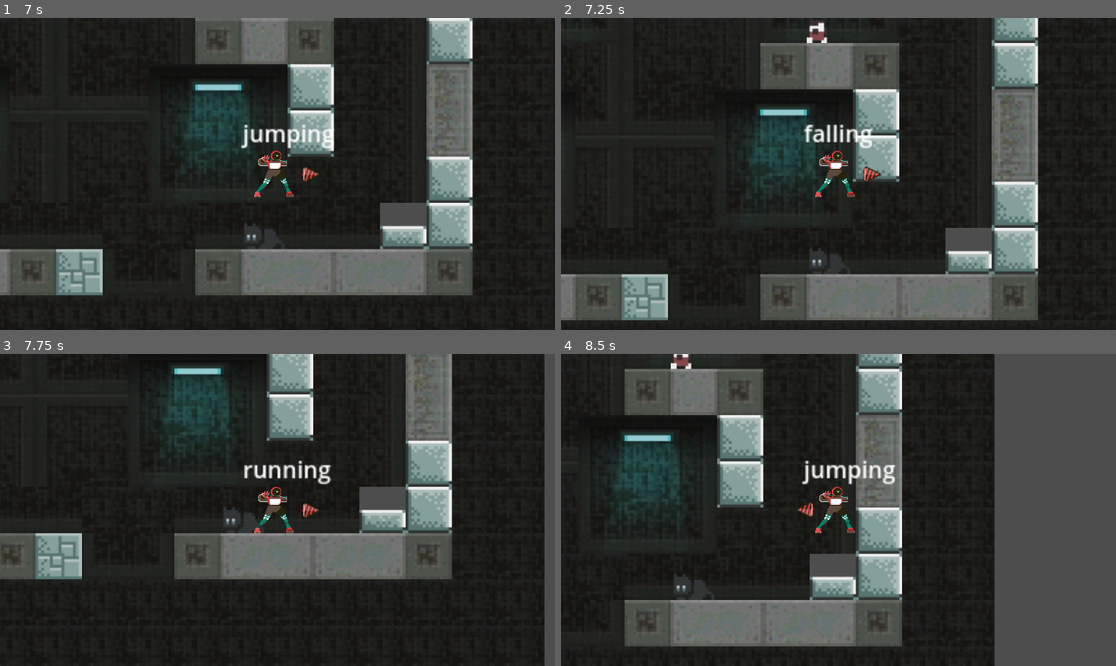
Above: before the commit, frames 1-4 (two rows, left to right).
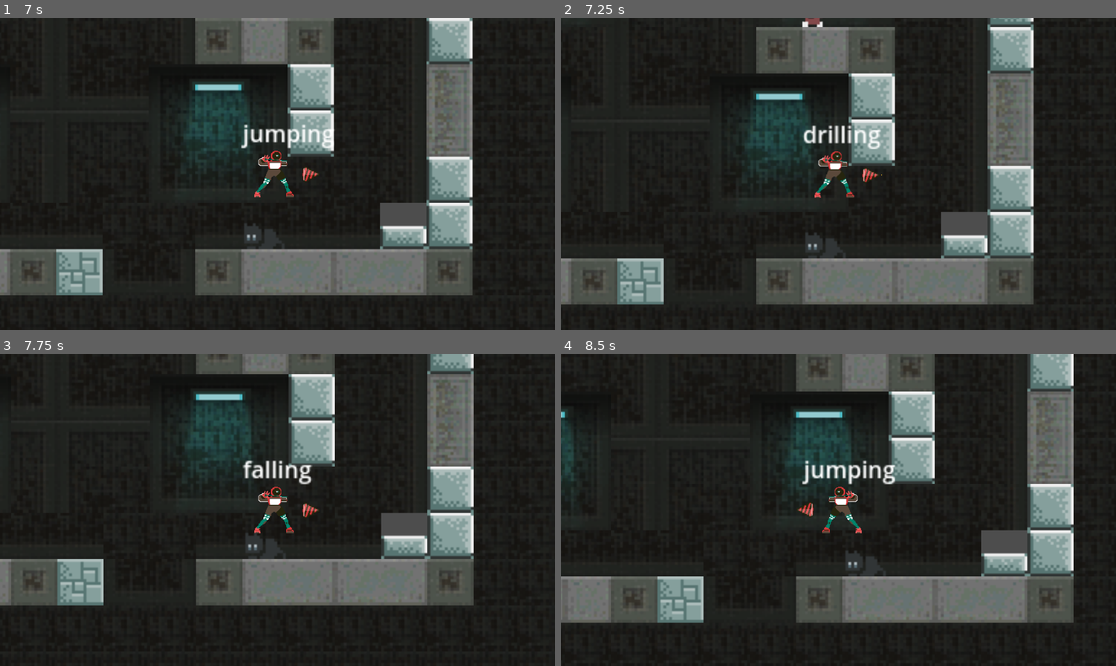
Above: after the commit, the same moments.

Repository: JuanG10/DDVJ-Trabajo-Final
Game: Godot game, scene res://src/scenes/game.tscn
Same seed, same stepped clock (60 frames per second), same inputs: the game is played once before the commit and once after it.
Inputs (mouse positions are in pixels of both pictures, inside the frame that each line leads up to):
- Up to frame 1 (7 s): move the mouse to (249, 236) at 0.52 s; hold Right mouse button (drill_backward) 0.53-1.28 s; hold D (right) 0.53-2.03 s; tap Space (jump) at 0.77, 1.07, 1.52, 1.55, 1.82, 2.1, 3.02, 3.32, 3.77, 3.8, 4.07, 4.52, 4.82, 5.85, 6.02, 6.32, 6.77 s; click (249, 236) at 0.8 s; move the mouse to (444, 220) at 1.27 s; click (444, 220) at 1.35 s; move the mouse to (111, 127) at 2.02 s; hold Right mouse button (drill_backward) 2.03-2.78 s; hold A (left) 2.03-4.28 s; move the mouse to (305, 174) at 2.77 s; right-click (305, 174) at 2.85 s; click (305, 174) at 3.05 s; move the mouse to (194, 96) at 3.52 s; press the mouse at (194, 96) at 3.53 s; move the mouse to (399, 158) at 4.27 s; release the mouse at (399, 158) at 4.28 s; hold D (right) from 4.28 s (still down); right-click (399, 158) at 4.35 s; move the mouse to (166, 189) at 5.02 s; press the mouse at (166, 189) at 5.03 s; move the mouse to (333, 105) at 5.77 s; release the mouse at (333, 105) at 5.78 s; move the mouse to (249, 236) at 6.52 s; hold Right mouse button (drill_backward) from 6.53 s (still down)
- Up to frame 2 (7.25 s): keep holding D (right); keep holding Right mouse button (drill_backward); tap Space (jump) at 7.07 s
- Up to frame 3 (7.75 s): keep holding D (right); move the mouse to (444, 556) at 7.27 s; release Right mouse button (drill_backward) at 7.28 s; click (444, 556) at 7.35 s; tap Space (jump) at 7.52 s
- Up to frame 4 (8.5 s): tap Space (jump) at 7.82, 8.3 s; move the mouse to (672, 463) at 8.02 s; release D (right) at 8.03 s; hold A (left) from 8.03 s (still down); hold Right mouse button (drill_backward) from 8.03 s (still down)

Frame 1 is identical in both runs. In frame 2, 21% of the frame differs, in the area x 0-86%, y 0-97%; in frame 3, 30%; in frame 4, 53%, in the area x 0-100%, y 0-100%.

Commit message:
Se agrega la mecánica de rebotar solo cuando se presionan ambas teclas de taladrar a la vez. Falta la función de reversa y rebote constante

Diff:
--- a/src/scripts/drill.gd
+++ b/src/scripts/drill.gd
@@ -15,24 +15,22 @@
 
 func _physics_process(_delta: float) -> void:
 	var input_dir = Input.get_vector("left", "right", "up", "down")
-	if not (is_drilling_forward and is_collisioning):
+	if not is_collisioning or not (
+		is_drilling_forward or is_drilling_backward):
 		rotation = input_dir.angle()
 
 func handle_drill() -> void:
 	if Input.is_action_just_pressed("drill_forward") and !is_drilling_backward:
 		_start_drill_forward()
-
 	if Input.is_action_just_pressed("drill_backward") and !is_drilling_forward:
 		_start_drill_backward()
 
-	if is_drilling_forward and is_collisioning:
-		drill_particles.emitting = true
-		print("Before DRILLING")
+	if (is_drilling_forward or is_drilling_backward) and is_collisioning:
 		player_state_machine.change_to_state(
 			player_state_machine.STATES.DRILLING,
 			self.collisioned_area_position)
 
-	if Input.is_action_just_released("drill_forward") or Input.is_action_just_released("drill_backward"):
+	if _check_drill_input():
 		_stop_drill()
 
 func _start_drill_forward() -> void:
@@ -42,6 +40,17 @@
 func _start_drill_backward() -> void:
 	is_drilling_backward = true
 	animation.play_backwards("default")
+
+func _check_drill_input() -> bool:
+	# Devuelve true si se suelta uno de los dos "drill_"
+	# o si uno ya esta presionado y se presiona el otro al mismo tiempo
+	return Input.is_action_just_released("drill_forward"
+	) or Input.is_action_just_released("drill_backward"
+	) or bounce_from_drilling()
+
+func bounce_from_drilling() -> bool:
+	return Input.is_action_pressed("drill_backward"
+	) and Input.is_action_pressed("drill_forward")
 
 func _stop_drill() -> void:
 	is_drilling_forward = false
--- a/src/scripts/player/player_state_machine.gd
+++ b/src/scripts/player/player_state_machine.gd
@@ -20,5 +20,7 @@
 	current_state = state_nodes[STATES.IDLE]
 
 func change_to_state(new_state: STATES, param: Variant = null) -> void:
+	if current_state:
+		current_state.exit_state()
 	current_state = state_nodes[new_state]
 	current_state.enter_state(param)
--- a/src/scripts/player/player_states/player_state_drilling.gd
+++ b/src/scripts/player/player_states/player_state_drilling.gd
@@ -1,37 +1,40 @@
 extends PlayerState
 
 var collision_position # Vector2 para este estado
+var player_velocity_on_enter: Vector2
 var rand := RandomNumberGenerator.new()
-
-enum DRILL_STATES {
-	FORWARD,
-	BACKWARD
-}
+var drill: Drill
 
 func _add_state_to_machine() -> void:
 	state_machine.state_nodes[state_machine.STATES.DRILLING] = self
 
 func enter_state(new_collision_position) -> void:
 	collision_position = new_collision_position # Coord. de colision
+	drill = player.drill
+	player_velocity_on_enter = player.velocity
 	player.velocity = Vector2()
 
 func physics_update(_delta: float) -> void:
-	var drilling: bool = player.drill.is_drilling_forward
+	var drilling: bool = drill.is_drilling_forward or drill.is_drilling_backward
+	_effects(drilling)
 
-	_shake_effects(drilling)
-
-	if not drilling:
+	if drill.bounce_from_drilling():
 		state_machine.change_to_state(state_machine.STATES.JUMPING,
 		collision_position)
+	elif drilling:
+		return
+	else:
+		state_machine.change_to_state(state_machine.STATES.IDLE)
 
-func _shake_effects(is_drilling: bool) -> void:
+func _effects(is_drilling: bool) -> void:
 	var random_vector = Vector2(
 		rand.randf_range(-1,1), rand.randf_range(-1,1))
 
 	if is_drilling:
 		player.player_sprite.offset = random_vector
 		player.player_camera.offset = random_vector
+		drill.drill_particles.emitting = true
 	else:
-		player.drill.drill_particles.emitting = false
+		drill.drill_particles.emitting = false
 		player.player_sprite.offset = Vector2()
 		player.player_camera.offset = Vector2()
